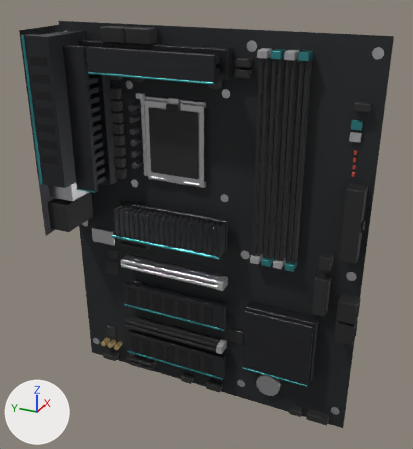
One commit to the glTF model Assets/Models/Gltbs/MB_LGA1851_ATX01.glb: the scene before it, then after it.
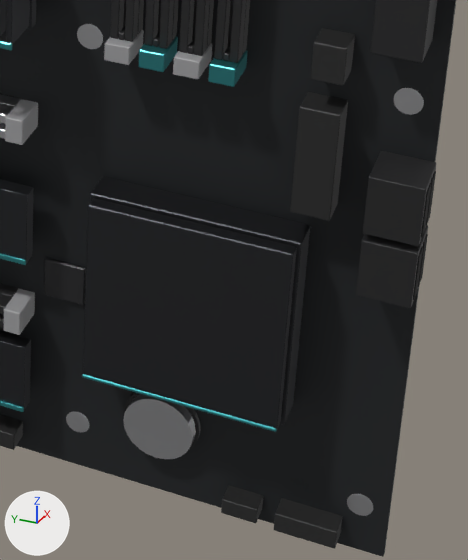
There are two pictures of each version: one whole from a 50 mm lens placed at (-0.372, -0.289, 0.04), pointed at (-0.011, -0.127, -0.141), one close up on the part from 52% to 90% of the width and 54% to 96% of the height. Arrows for +X, +Y and +Z are at lower left; the lights stay in place. The last two pictures show the newer version. Where no turn or scale is listed for an object, it has been applied to the vertices. Vertices at exactly the same position are counted once.

Names of what the first close-up shows: 'CMOS_Battery', 'Chipset_Heatsink', 'DIMM_A1', 'DIMM_A2', 'DIMM_B1', 'DIMM_B2', 'Headers', 'M2_1_Heatsink', 'M2_2_Heatsink', 'PCB', 'Power_ATX24', 'SATA_Ports' and 4 more.
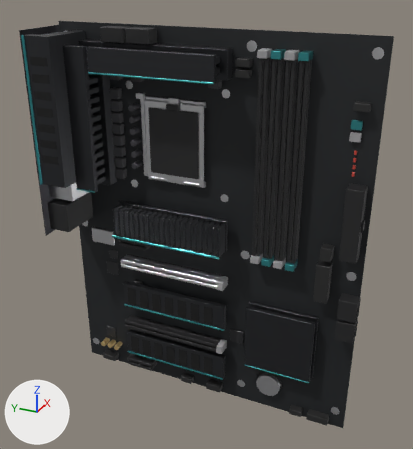
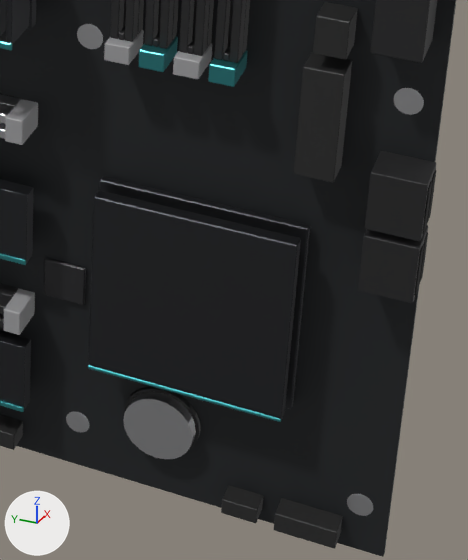
Location of each change, (x1, y1, x2, y2) in pixels of the close-ups (468 x 560 px; the box of a moved part takes in the faces that stretch with it):
'Chipset_Heatsink', reshaped: before (82, 176, 310, 432); after (88, 176, 310, 422)
'Headers', reshaped: before (0, 28, 355, 549); after (0, 2, 358, 549)
part 1 of me_chipset_heatsink, rebuilt: before (83, 198, 297, 429); after (88, 190, 301, 420)
part 2 of me_chipset_heatsink, deleted (mostly hidden): before (82, 374, 277, 432)
part 3 of me_chipset_heatsink, cut back: before (90, 176, 310, 425); after (88, 176, 310, 422)
part 4 of me_headers, moved or reshaped: before (311, 28, 355, 86); after (313, 2, 358, 60)
part 5 of me_headers, moved or reshaped: before (290, 92, 348, 221); after (294, 52, 352, 183)

The change in detail:
me_chipset_heatsink is used by ob_chipset_heatsink; location (0.0, 0.0, 0.0).
me_chipset_heatsink had 584 vertices, 1412 faces and spanned x -0.0166..-0.0026, y -0.216..-0.16, z -0.262..-0.205.
me_chipset_heatsink now has 1600 vertices, 2932 faces and spans x -0.0124..-0.0026, y -0.216..-0.16, z -0.262..-0.205.
me_chipset_heatsink part 1: the loose piece of 24 vertices spanning x -0.016..-0.012, y -0.215..-0.161, z -0.261..-0.206 is rebuilt with 24 vertices and now spans x -0.0118..-0.0078, y -0.215..-0.161, z -0.261..-0.206.
me_chipset_heatsink part 2: 65 loose pieces with 536 vertices, spanning x -0.0166..-0.012, y -0.215..-0.161, z -0.261..-0.209, are deleted.
me_chipset_heatsink part 3: 12 vertices removed from x -0.012..-0.0117, y -0.216..-0.16, z -0.262..-0.205; 1564 vertices added at x -0.0124..-0.0047, y -0.216..-0.16, z -0.262..-0.205.
me_headers has 240 vertices, 440 faces and spans x -0.01..-0.002, y -0.236..-0.018, z -0.301..-0.018.
me_headers is used by ob_headers; location (0.0, 0.0, 0.0).
me_headers part 4: the loose piece of 24 vertices spanning x -0.01..-0.002, y -0.222..-0.214, z -0.16..-0.15 is moved by (0.0, 0.0, 0.007).
me_headers part 5: the loose piece of 24 vertices spanning x -0.01..-0.002, y -0.222..-0.212, z -0.198..-0.168 is moved by (0.0, 0.0, 0.011).
